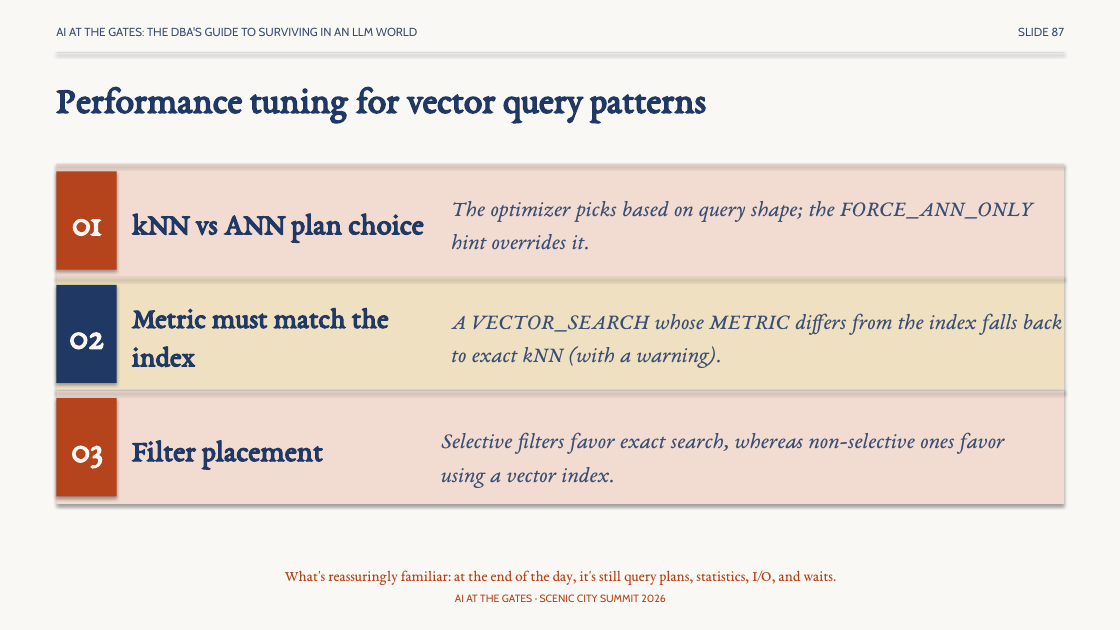
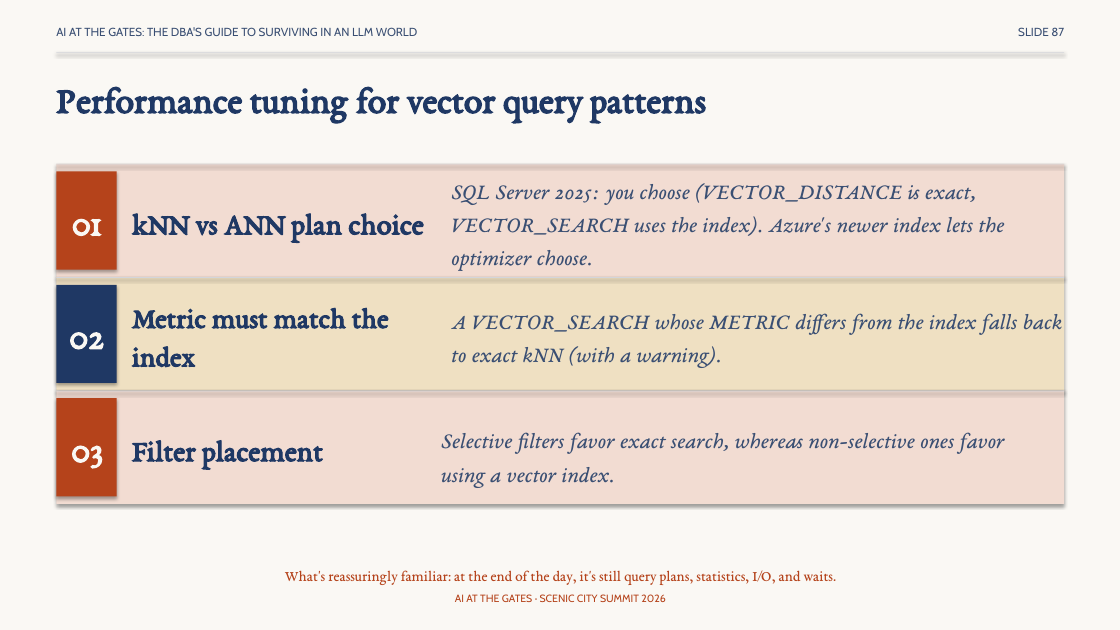
Before and after one commit to feaselkl/AI-at-the-Gates, a slide deck: slide 87 of slides/scenic-city-aigates-precon.pptx. Drawn at 1120x630 pixels with LibreOffice and Linux fonts; fonts in the diff are those of the drawing. Boxes give left, top, right and bottom in pixels: in the first picture for what was removed or moved away, otherwise in the second. Text is boxed around its words. In the diff, an @@ line names an element or a change of style, - is before the commit and + after.

```diff
--- a/slides/scenic-city-aigates-precon.pptx
+++ b/slides/scenic-city-aigates-precon.pptx
@@ text at [451, 183, 1004, 266]: text changed @@
-The optimizer picks based on query shape; the FORCE_ANN_ONLY hint overrides it.
+SQL Server 2025: you choose (VECTOR_DISTANCE is exact, VECTOR_SEARCH uses the index). Azure's newer index lets the optimizer choose.
```
Also in this commit, not shown: 28 other slides changed, 5 other files.
